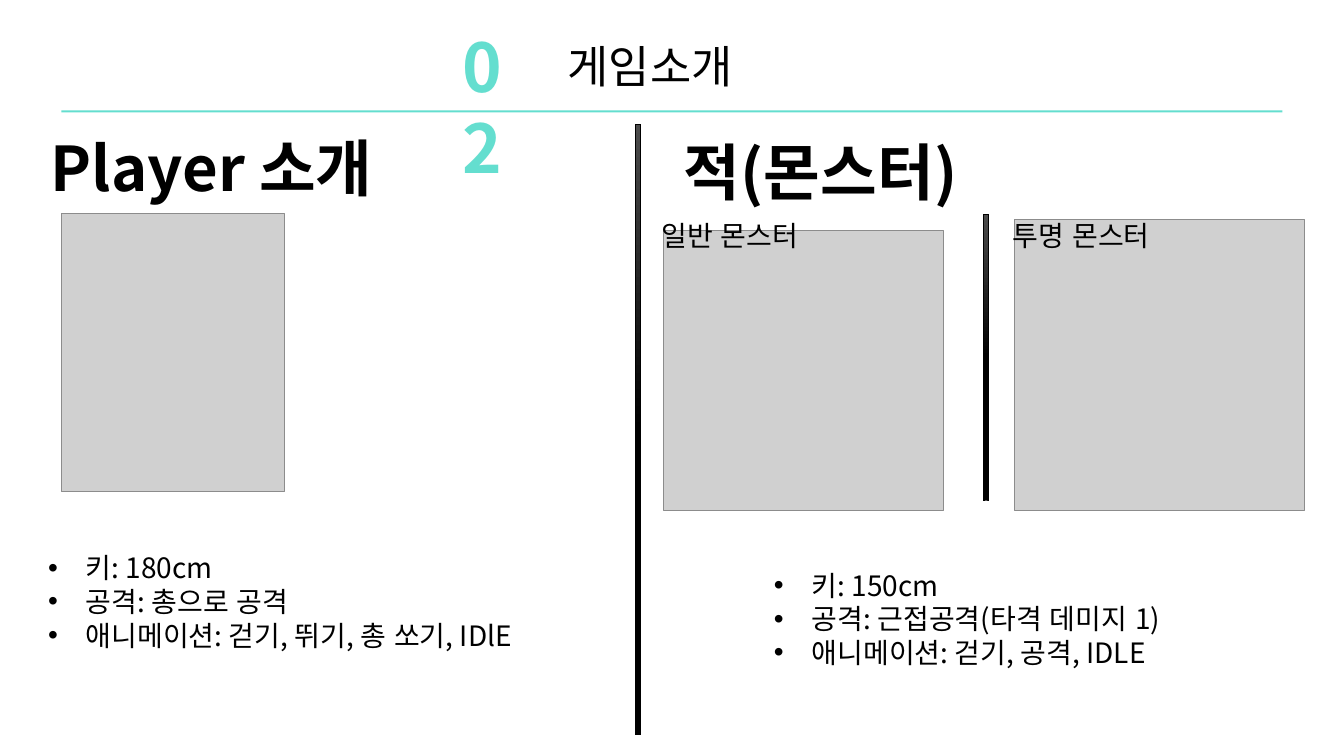
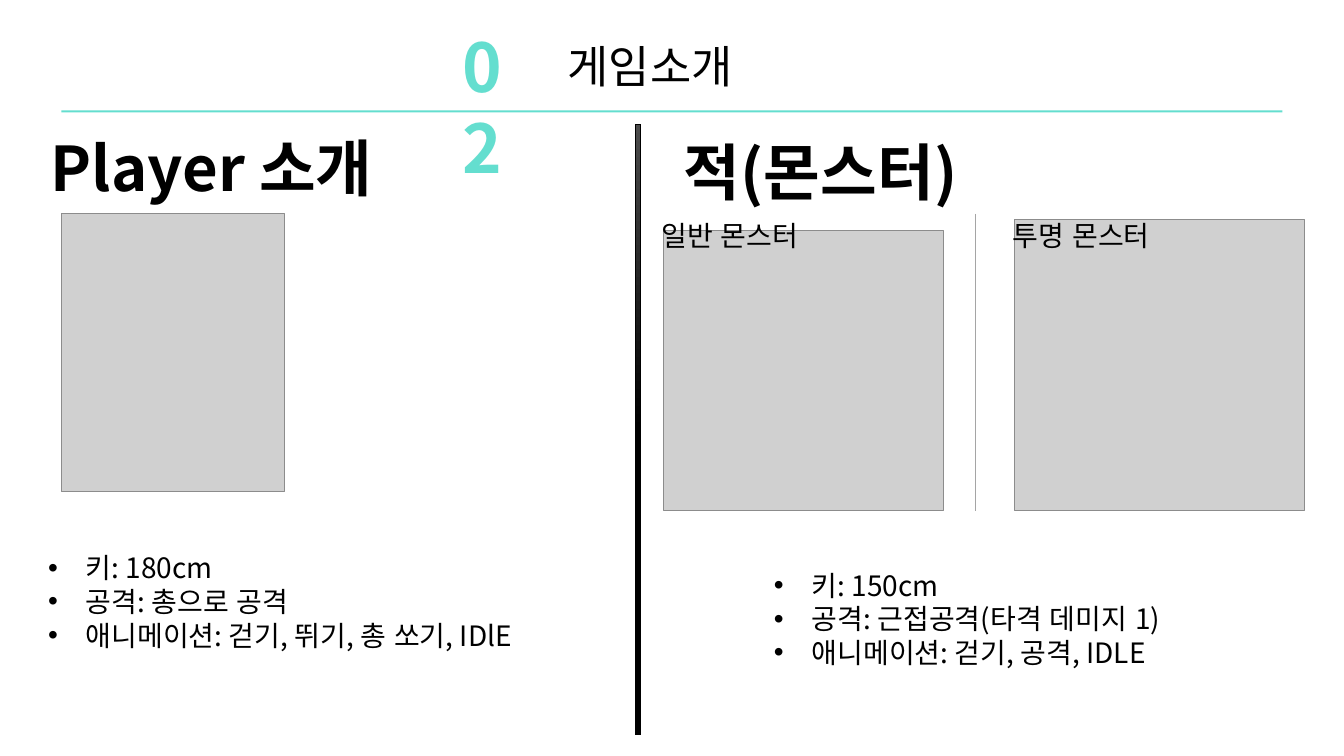
Before and after one commit to DoHanK/COLONY, a slide deck: slide 10 of 기획서/Colony_ppt발표.pptx. Drawn at 1344x756 pixels with LibreOffice and Linux fonts; fonts in the diff are those of the drawing; grey boxes stand for pictures. Boxes give left, top, right and bottom in pixels: in the first picture for what was removed or moved away, otherwise in the second. Text is boxed around its words. In the diff, an @@ line names an element or a change of style, - is before the commit and + after.

```diff
--- a/기획서/Colony_ppt발표.pptx
+++ b/기획서/Colony_ppt발표.pptx
@@ line added from (975, 214) to (975, 511), #A5A5A5 0.5 pt @@
@@ rectangle removed at [984, 214, 989, 500] @@
```
Also in this commit, not shown: 3 other slides changed.
